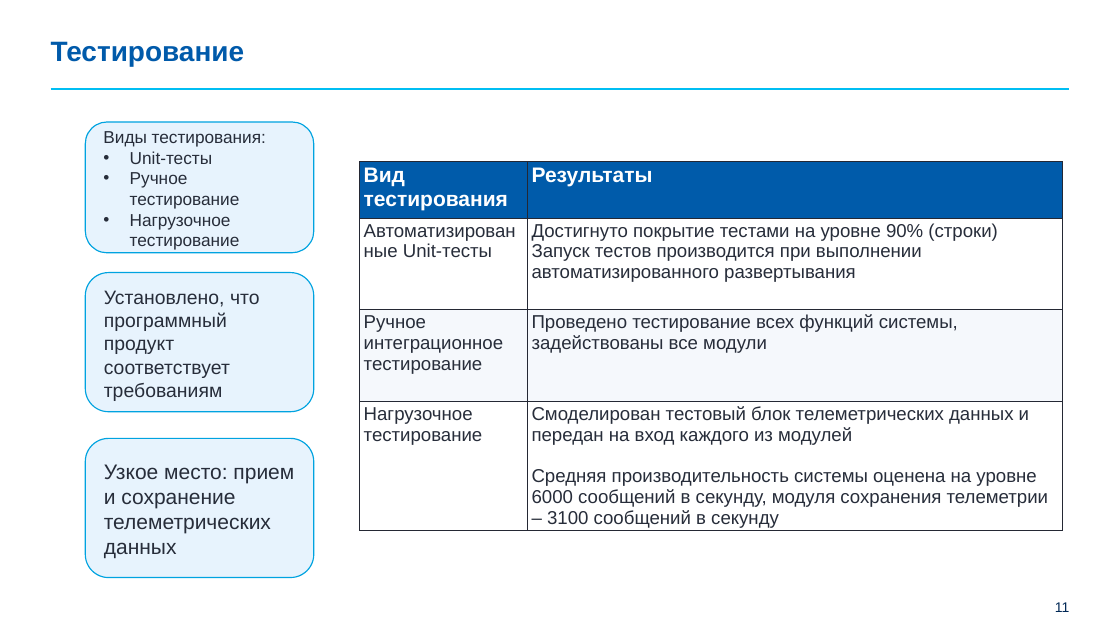
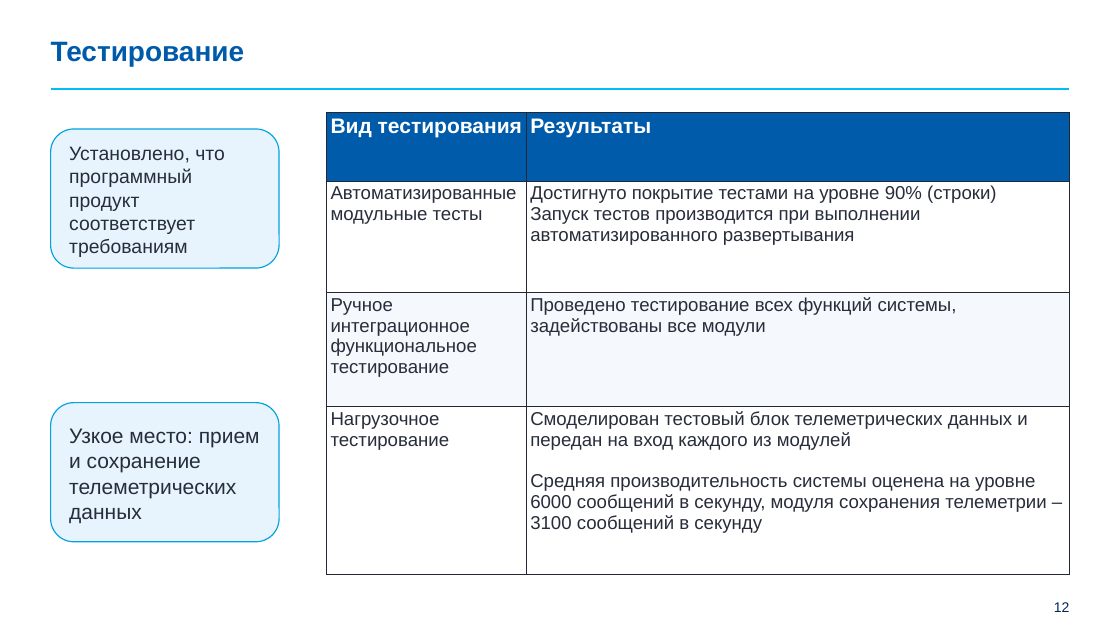
Before and after one commit to maxi7665/VKR, a slide deck: slide 12 of BystrovMD_4131z_Presentation.pptx (slide 11 before the commit). Drawn at 1120x630 pixels with LibreOffice and Linux fonts; fonts in the diff are those of the drawing; background and template pictures are left out. Boxes give left, top, right and bottom in pixels: in the first picture for what was removed or moved away, otherwise in the second. Text is boxed around its words. In the diff, an @@ line names an element or a change of style, - is before the commit and + after.

```diff
--- a/BystrovMD_4131z_Presentation.pptx
+++ b/BystrovMD_4131z_Presentation.pptx
@@ table at [327,113,1070,575] @@
-row 2, column 1: Автоматизированные Unit-тесты
+row 2, column 1: Автоматизированные модульные тесты
-row 3, column 1: Ручное интеграционное тестирование
+row 3, column 1: Ручное интеграционное функциональное тестирование
@@ table: place and size @@
-table at [360,162,1063,541]
+table at [327,113,1070,575]
@@ rounded rectangle "Установлено, что программный продукт соответствует ...": place and size @@
-rounded rectangle "Установлено, что программный продукт соответствует ..." at [86,273,314,413]
+rounded rectangle "Установлено, что программный продукт соответствует ..." at [50,129,279,269]
@@ rounded rectangle removed at [86,122,314,253] @@
-Виды тестирования:
-• Unit-тесты
-• Ручное тестирование
-• Нагрузочное тестирование
@@ rounded rectangle "Узкое место: прием и сохранение ...": place and size @@
-rounded rectangle "Узкое место: прием и сохранение ..." at [86,439,314,578]
+rounded rectangle "Узкое место: прием и сохранение ..." at [50,402,279,542]
@@ page number at [1054,602,1070,612]: text changed @@
-11
+12
```
Also in this commit, not shown: 5 other slides changed, 1 slide added, 4 other files.
